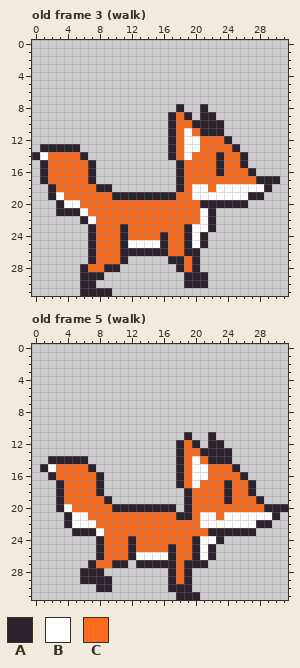
Two versions of one pixel-art file, Arte_Y_Diseño/Archivos Editables/zorro_estados.aseprite. Above: the version before the commit.
32x32 pixels, 7 frames. Shown: old frame 3 (walk), old frame 5 (walk). The commit also changed other frames, which this record leaves out.
Palette (. is transparent): A #2e222f  B #ffffff  C #fb6b1d
New version:
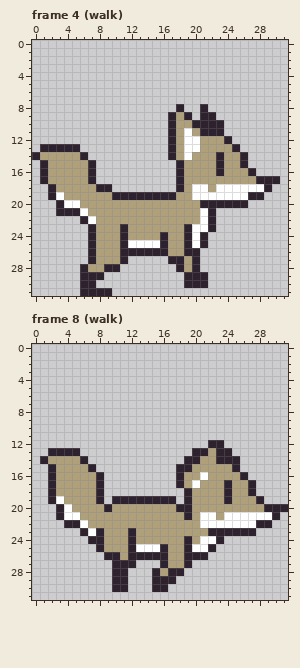
A new or re-ordered frame is compared with the old frame closest to it.
What changed:
frames 7 -> 22
frames re-ordered
Colour C changes from #fb6b1d to #b0a079.
Frame 4 (walk) against old frame 3 (walk), layer "cola":
The author changed colour B to colour C in row 14 at x 1.
Frame 8 (walk) is new; against old frame 5 (walk), layers "cabeza", "cola", "tronco":
Colour A now appears in row 13 at x 2 to 5; in row 14 at x 1 and 25; in rows 17 to 18 at x 2; in row 19 at x 2 and 10 to 17; in row 20 at x 18; in row 21 at x 3.
Colour A now appears in row 24 at x 7; in row 27 at x 12; in row 28 at x 10 to 11 and 15; in rows 29 to 30 at x 10 to 11 and 15 to 16.
The author changed colour B to colour A in row 14 at x 20; in row 15 at x 2; in row 22 at x 5; in row 23 at x 8; in row 26 at x 13 to 16 and 21.
The author changed colour C to colour A in row 13 at x 20; in rows 14 to 15 at x 19; in row 19 at x 8; in row 20 at x 9; in row 23 at x 12; in row 24 at x 19.
The author changed colour C to colour A in row 25 at x 16 and 19; in row 26 at x 9 to 10 and 19; in row 28 at x 18.
The author changed colour A to colour B in row 19 at x 3; in row 21 at x 4; in row 23 at x 7; in row 25 at x 20.
The author changed colour C to colour B in row 25 at x 13 to 15.
Colour C now appears in row 28 at x 16.
The author changed colour A to colour C in row 13 at x 22; in row 14 at x 2 to 5 and 22; in rows 17 to 18 at x 3; in row 20 at x 10 to 17; in row 21 at x 18; in row 24 at x 20.
The author changed colour A to colour C in rows 25 to 27 at x 17.
The author changed colour B to colour C in row 15 at x 20 to 21; in row 16 at x 20; in row 21 at x 6; in row 22 at x 7.
Colour A is gone in row 11 at x 19 and 22; in row 12 at x 18 and 20; in rows 13 to 14 at x 18; in row 15 at x 1; in row 19 at x 9; in row 23 at x 5.
Colour A is gone in row 26 at x 8 and 22; in row 27 at x 7, 13 to 15 and 20 to 21; in row 28 at x 6 to 8 and 19; in row 29 at x 6 to 9 and 19; in row 30 at x 8 to 9 and 17 to 19; in row 31 at x 18 to 20.
Colour C is gone in rows 12 to 13 at x 19; in row 27 at x 8 to 9; in row 29 at x 18.
